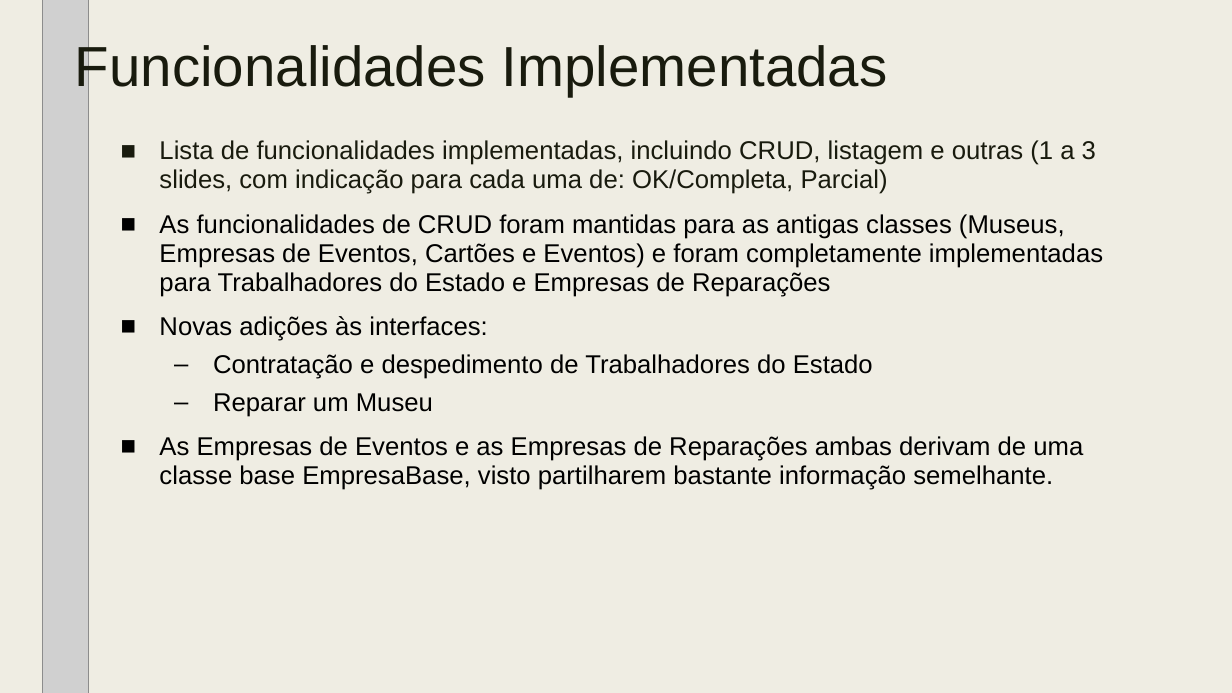
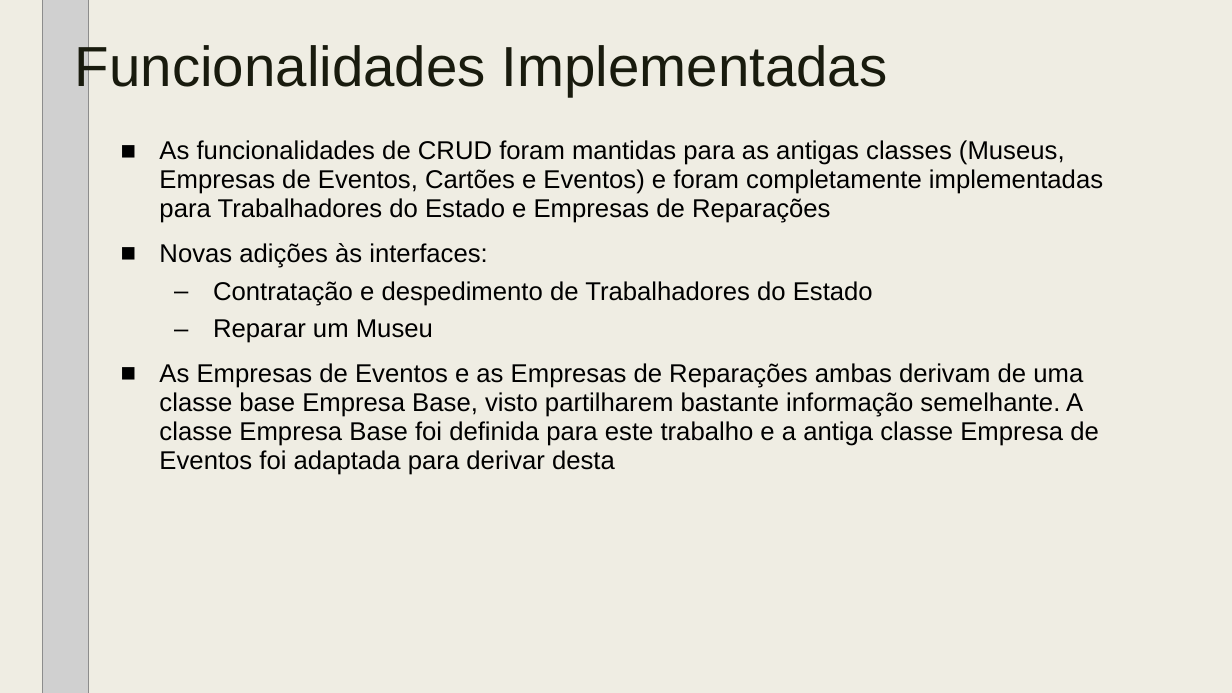
Before and after one commit to tiagodusilva/FEUP-AEDA-Proj1, a slide deck: slide 5 of AEDA_-_Cartao_Museus_de_Portugal_parte_2.pptx (slide 6 before the commit). Drawn at 1232x693 pixels with LibreOffice and Linux fonts; fonts in the diff are those of the drawing; grey boxes stand for pictures. Boxes give left, top, right and bottom in pixels: in the first picture for what was removed or moved away, otherwise in the second. Text is boxed around its words. In the diff, an @@ line names an element or a change of style, - is before the commit and + after.

```diff
--- a/AEDA_-_Cartao_Museus_de_Portugal_parte_2.pptx
+++ b/AEDA_-_Cartao_Museus_de_Portugal_parte_2.pptx
@@ text at (159,140,1096,194): paragraph removed @@
-■ Lista de funcionalidades implementadas, incluindo CRUD, listagem e outras (1 a 3 slides, com indicação para cada uma de: OK/Completa, Parcial)
@@ text at (159,363,1099,475): text changed @@
-■ As Empresas de Eventos e as Empresas de Reparações ambas derivam de uma classe base EmpresaBase, visto partilharem bastante informação semelhante.
+■ As Empresas de Eventos e as Empresas de Reparações ambas derivam de uma classe base Empresa Base, visto partilharem bastante informação semelhante. A classe Empresa Base foi definida para este trabalho e a antiga classe Empresa de Eventos foi adaptada para derivar desta
```
Also in this commit, not shown: 3 other slides changed, 3 slides added, 4 slides removed.
